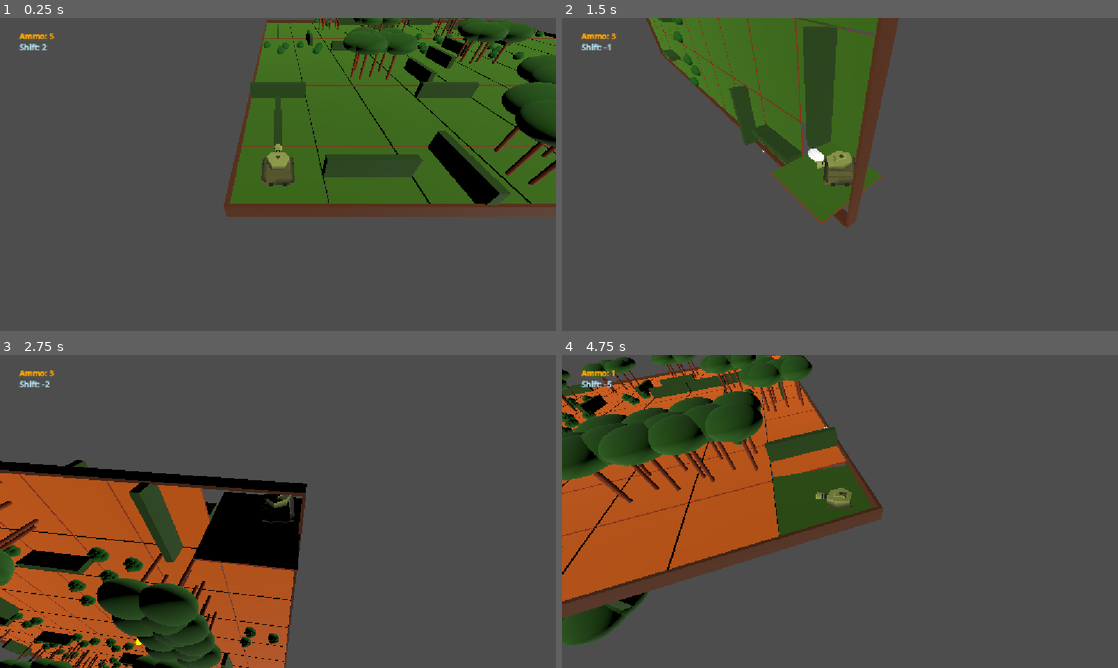
Above: before the commit, frames 1-4 (two rows, left to right).
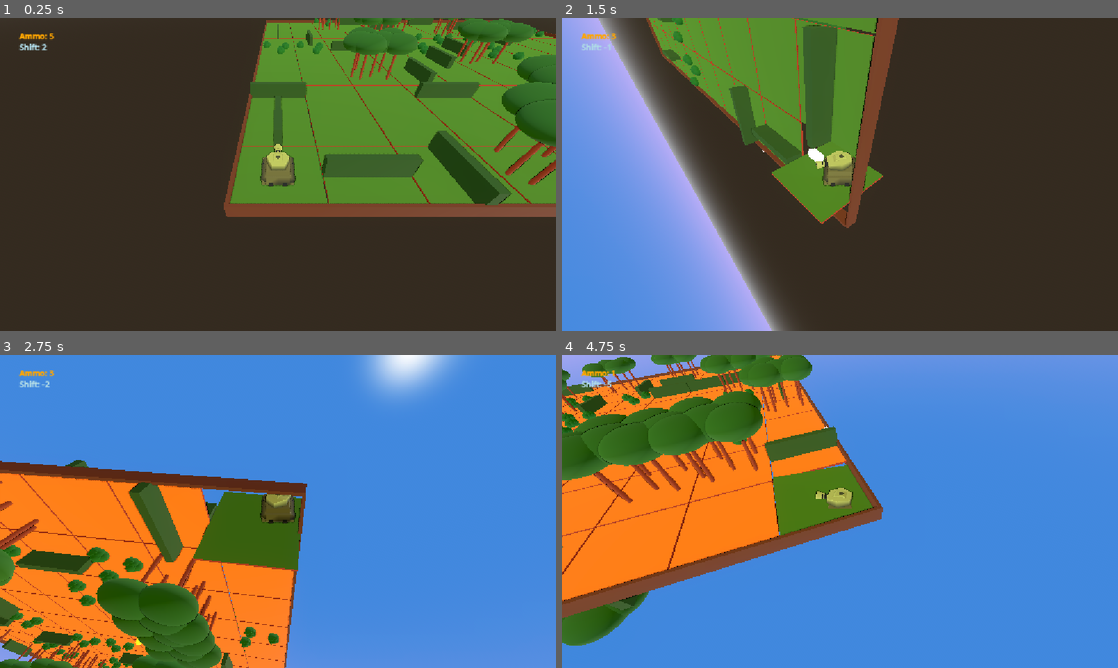
Above: after the commit, the same moments.

Repository: Grihgrix/Tank_Shift
Game: Godot game, scene res://Game scenes/Main_game_scene.tscn
Two runs of this game, one before a commit and one after it. Both use one fixed random seed, a clock stepped at 60 frames per second and the inputs below.
Inputs (mouse positions are in pixels of both pictures, inside the frame that each line leads up to):
- Up to frame 1 (0.25 s): no input
- Up to frame 2 (1.5 s): tap Enter (ui_accept) at 0.5, 0.77 s; move the mouse to (617, 55) at 0.52 s; hold Right (ui_right) 0.53-1.28 s; right-click (617, 55) at 0.6 s; click (617, 55) at 0.67 s; move the mouse to (728, 190) at 1.27 s; hold Down (ui_down) from 1.28 s (still down); click (728, 190) at 1.35 s
- Up to frame 3 (2.75 s): tap Enter (ui_accept) at 1.52 s; move the mouse to (333, 442) at 2.02 s; release Down (ui_down) at 2.03 s; hold Right (ui_right) from 2.03 s (still down); right-click (333, 442) at 2.1 s
- Up to frame 4 (4.75 s): move the mouse to (812, 574) at 2.77 s; release Right (ui_right) at 2.78 s; hold Up (ui_up) 2.78-3.53 s; click (812, 574) at 2.85 s; tap Enter (ui_accept) at 3.02, 3.77, 4.52 s; move the mouse to (1006, 558) at 3.52 s; hold Left (ui_left) from 3.53 s (still down); right-click (1006, 558) at 3.6 s; move the mouse to (673, 464) at 4.27 s; click (673, 464) at 4.35 s

The runs differ from the first frame. In frame 1, 99% of the frame differs, in the area x 0-100%, y 0-100%; in frame 2, 97%; in frame 3, 99%; in frame 4, 99%.

Commit message:
Add environment

Diff:
--- a/Game scenes/Main_game_scene.tscn
+++ b/Game scenes/Main_game_scene.tscn
@@ -3,6 +3,25 @@
 [ext_resource type="Script" uid="uid://dvvfcaytjtq6e" path="res://Game scenes/main_game_scene.gd" id="1_ljjr8"]
 [ext_resource type="PackedScene" uid="uid://bvwc4o8phj4ai" path="res://Game scenes/Character scenes/character.tscn" id="2_sqh5q"]
 [ext_resource type="PackedScene" uid="uid://cwdqucy88hqqy" path="res://Game scenes/Terrain scenes/Level.tscn" id="3_ljjr8"]
+
+[sub_resource type="ProceduralSkyMaterial" id="ProceduralSkyMaterial_1ua0y"]
+sky_top_color = Color(0.24303111, 0.5143662, 0.861148, 1)
+sky_horizon_color = Color(0.71105695, 0.66550606, 0.9647961, 1)
+sky_curve = 0.10245305
+
+[sub_resource type="Sky" id="Sky_vqmwc"]
+sky_material = SubResource("ProceduralSkyMaterial_1ua0y")
+
+[sub_resource type="Environment" id="Environment_nr5eq"]
+background_mode = 2
+sky = SubResource("Sky_vqmwc")
+ambient_light_source = 2
+ambient_light_color = Color(1, 0.9, 0.8, 1)
+ssao_enabled = true
+ssao_intensity = 10.0
+glow_enabled = true
+glow_bloom = 0.25
+fog_height_density = 0.1355
 
 [node name="Node" type="Node" unique_id=1927353018]
 script = ExtResource("1_ljjr8")
@@ -18,3 +37,6 @@
 [node name="Projectiles_parent_node" type="Node3D" parent="." unique_id=1350631440 groups=["projectile_parent"]]
 
 [node name="Level" parent="." unique_id=2021217027 instance=ExtResource("3_ljjr8")]
+
+[node name="WorldEnvironment" type="WorldEnvironment" parent="." unique_id=1282892840]
+environment = SubResource("Environment_nr5eq")
